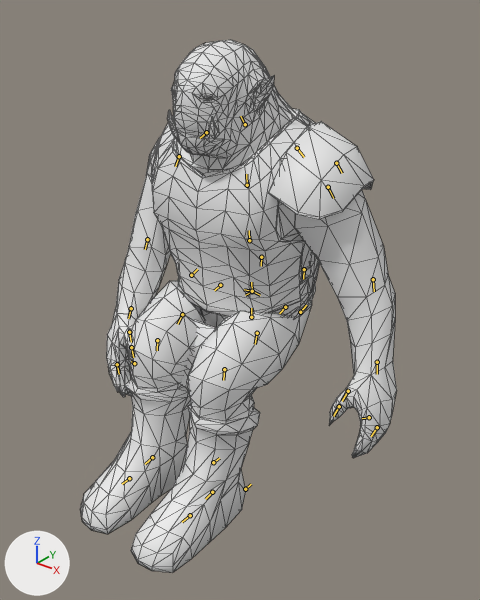
What one commit did to the Blender file assets-src/rooms/tavern/creature-clips/Orc.blend.
Rendered twice from a 50 mm camera at (0.639, -0.775, 0.805) aimed at (0.059, -0.051, 0.356). Every picture has the same lights, and +X, +Y and +Z are marked at lower left. The picture after the commit comes second. Both versions are drawn at frame 21 of the action 'SitSlap'; the numbers are the values there. The bones that change, and the others that lie on the model, are drawn over the model as lines. Mesh edges are drawn as thin lines.

Objects in the first picture: 'OrcSourceMesh'.
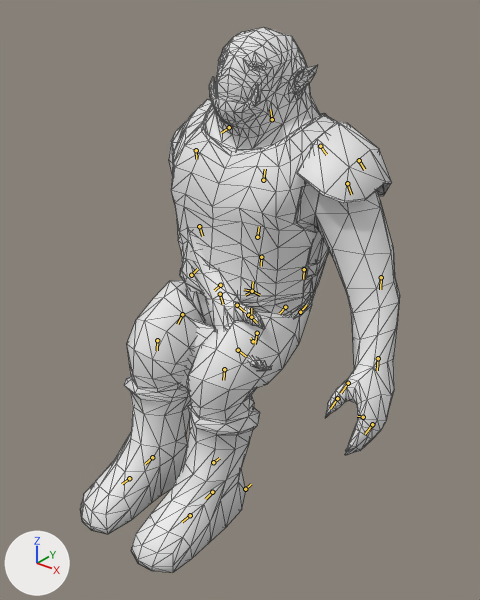
Where the change shows, as pixel boxes (x1, y1, x2, y2) in the pictures (480 x 600 px):
'OrcSourceMesh', posed
    before: (80, 40, 397, 573)
    after: (80, 27, 400, 573)
bone 'spine1', root to tip
    before: (252, 291) to (251, 282)
    after: (252, 291) to (253, 281)
bone 'spine3', root to tip
    before: (247, 185) to (246, 174)
    after: (263, 180) to (265, 169)
bone 'head', root to tip
    before: (245, 124) to (240, 116)
    after: (272, 119) to (270, 109)
bone 'arm_r', root to tip
    before: (179, 156) to (175, 166)
    after: (196, 150) to (196, 159)
bone 'forearm_r', root to tip
    before: (147, 239) to (145, 249)
    after: (199, 226) to (202, 236)

The edits, one by one:
Bone 'spine1' (bone_spine1) turns from (17, 0, 0) to (30, 0, 0) degrees about its own x, y and z.
Bone 'spine3' (bone_spine3) turns from (0, 2, 1) to (0, 5, 2) degrees about its own x, y and z.
Bone 'head' (bone_head) turns from (-5, 0, 0) to (0, 0, 0) degrees about its own x, y and z.
Bone 'arm_r' (bone_arm_r) turns from (-34, -5, -16) to (-35, -18, -53) degrees about its own x, y and z.
Bone 'forearm_r' (bone_forearm_r) turns from (-16, -3, -13) to (-33, -7, -19) degrees about its own x, y and z.
